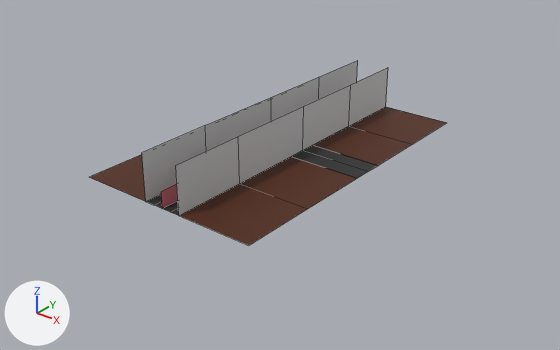
Two versions of the FBX model Assets/Meshes/Track_B.fbx, one commit apart.
One viewpoint serves both versions: a camera (50 mm lens) standing at (1.92, -2.42, 1.36) and looking at (0.05, -0.08, -0.09). The axes (+X, +Y, +Z) are drawn at lower left. The lights are the same throughout. Mesh edges are drawn as thin lines. Where no turn or scale is listed for an object, it has been applied to the vertices.

The scene before the commit, as lines of its bpy script (objects in view):
```python
me_mesh = bpy.data.meshes.new('Mesh')
me_mesh.from_pydata(...)  # 41 vertices, 28 faces; spans x -0.423..0.423, y -0.711..0.711, z 0.0
me_mesh.materials.append(mat_lambert15)  # picture img_track_ab_albedo_png
me_mesh_001 = bpy.data.meshes.new('Mesh.001')
me_mesh_001.from_pydata(...)  # 24 vertices, 8 faces; spans x -42.3..42.3, y 0.0, z -71.1..71.1
me_mesh_001.materials.append(mat_lambert15)  # picture img_track_ab_albedo_png
me_mesh_003 = bpy.data.meshes.new('Mesh.003')
me_mesh_003.from_pydata(...)  # 20 vertices, 8 faces; spans x -0.088..0.088, y -0.711..0.711, z -0.101..0.101
me_mesh_003.materials.append(mat_wall_mat)  # grey #bcbcbc
ob_invisiblewall_b = bpy.data.objects.new('InvisibleWall_B', me_mesh_003)
ob_invisiblewall_b.location = (0.0, 0.0, 0.101)
ob_road_b = bpy.data.objects.new('Road_B', me_mesh)
ob_road_b.location = (0.0, 0.0, 0.0)
ob_sand_b = bpy.data.objects.new('Sand_B', me_mesh_001)
ob_sand_b.parent = ob_track_b
ob_sand_b.location = (0.0, 0.0, 0.0)
```
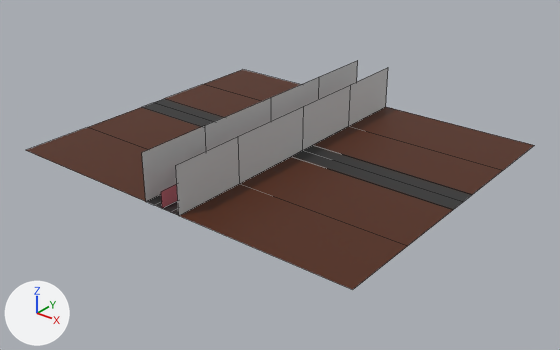
Location of each change, [x1, y1, x2, y2] in pixels of the pictures (560 x 350 px; the box of a moved part takes in the faces that stretch with it):
'Sand_B', reshaped, rescaled: before [89, 107, 447, 245]; after [26, 70, 534, 290]
'Road_B', reshaped: before [146, 145, 378, 216]; after [142, 99, 471, 216]
part 2 of me_mesh, moved or reshaped (not visible before): after [142, 99, 224, 127]
part 3 of me_mesh, moved or reshaped: before [338, 153, 378, 178]; after [338, 153, 471, 210]

The change, as a list of edits to the scene's bpy script:
```text
Change me_mesh_001:
    where me_mesh_001.from_pydata(...)  # 24 vertices, 8 faces; spans x -42.3..42.3, y 0.0, z -71.1..71.1
    used by ob_sand_b; parent = ob_track_b; location = (0.0, 0.0, 0.0)
    me_mesh_001 part 1: all 12 vertices in x -8.8..8.8, y 0.0, z -71.1..71.1 are scaled about their middle by (0.5, 1, 1)
Change me_mesh:
    where me_mesh.from_pydata(...)  # 41 vertices, 28 faces; spans x -0.423..0.423, y -0.711..0.711, z 0.0
    used by ob_road_b; location = (0.0, 0.0, 0.0)
    me_mesh part 2
    me_mesh.vertices[35].co: (-0.423, 0.036, 0.0) -> (-0.845, 0.035, 0.0)  # not seen -> pixel (153, 102)
    me_mesh.vertices[39].co: (-0.423, 0.107, 0.0) -> (-0.845, 0.107, 0.0)  # not seen -> pixel (163, 98)
    me_mesh.vertices[40].co: (-0.423, -0.046, 0.0) -> (-0.845, -0.046, 0.0)  # pixel (203, 127) -> pixel (141, 107)
    me_mesh part 3
    me_mesh.vertices[36].co: (0.423, 0.036, 0.0) -> (0.845, 0.036, 0.0)  # pixel (368, 171) -> pixel (463, 201)
    me_mesh.vertices[37].co: (0.423, -0.046, 0.0) -> (0.845, -0.046, 0.0)  # pixel (357, 178) -> pixel (453, 209)
    me_mesh.vertices[38].co: (0.423, 0.107, 0.0) -> (0.845, 0.107, 0.0)  # pixel (378, 165) -> pixel (472, 194)
Change ob_sand_b:
    ob_sand_b.scale: (1.0, 1.0, 1.0) -> (2.0, 1.0, 1.0)
```
